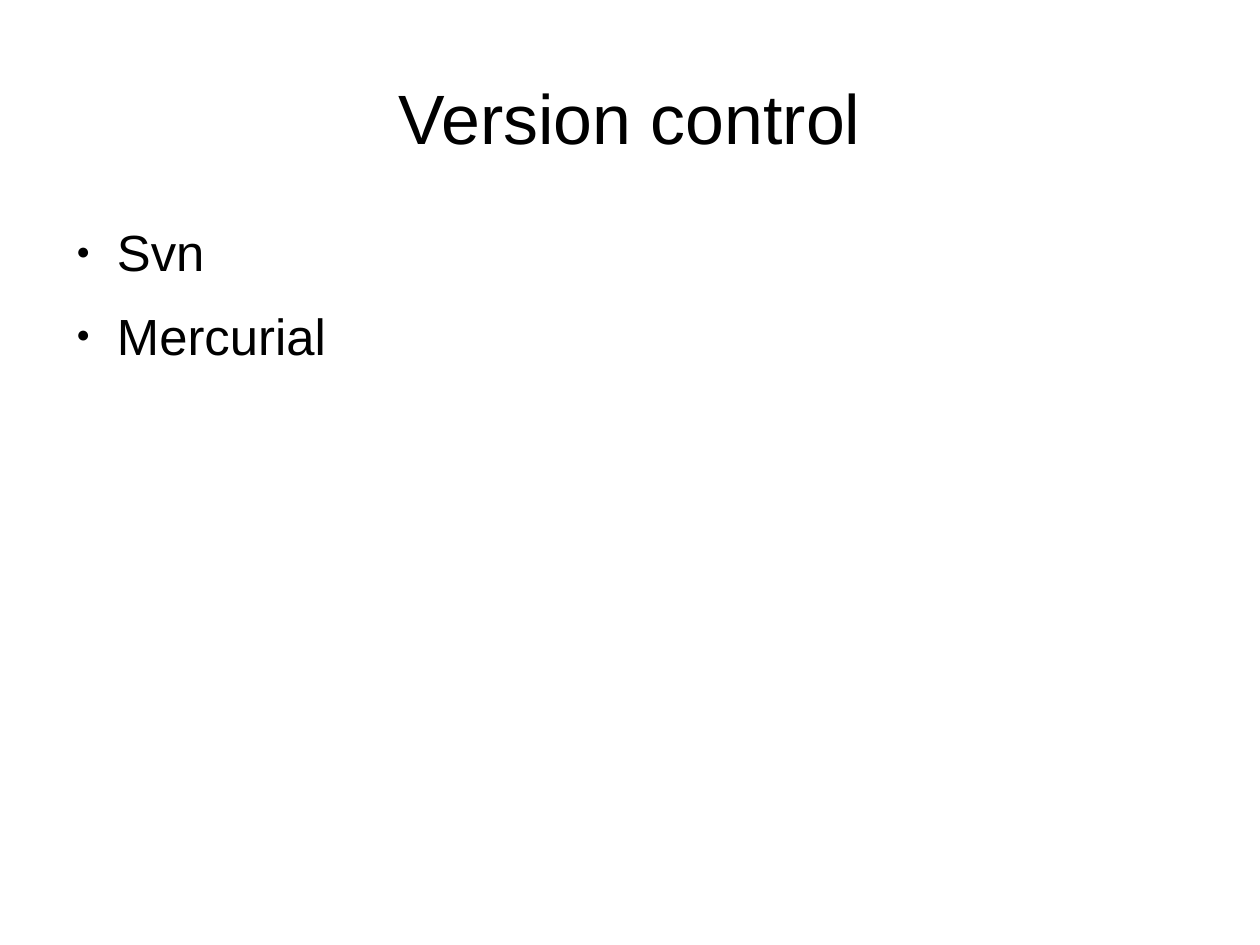
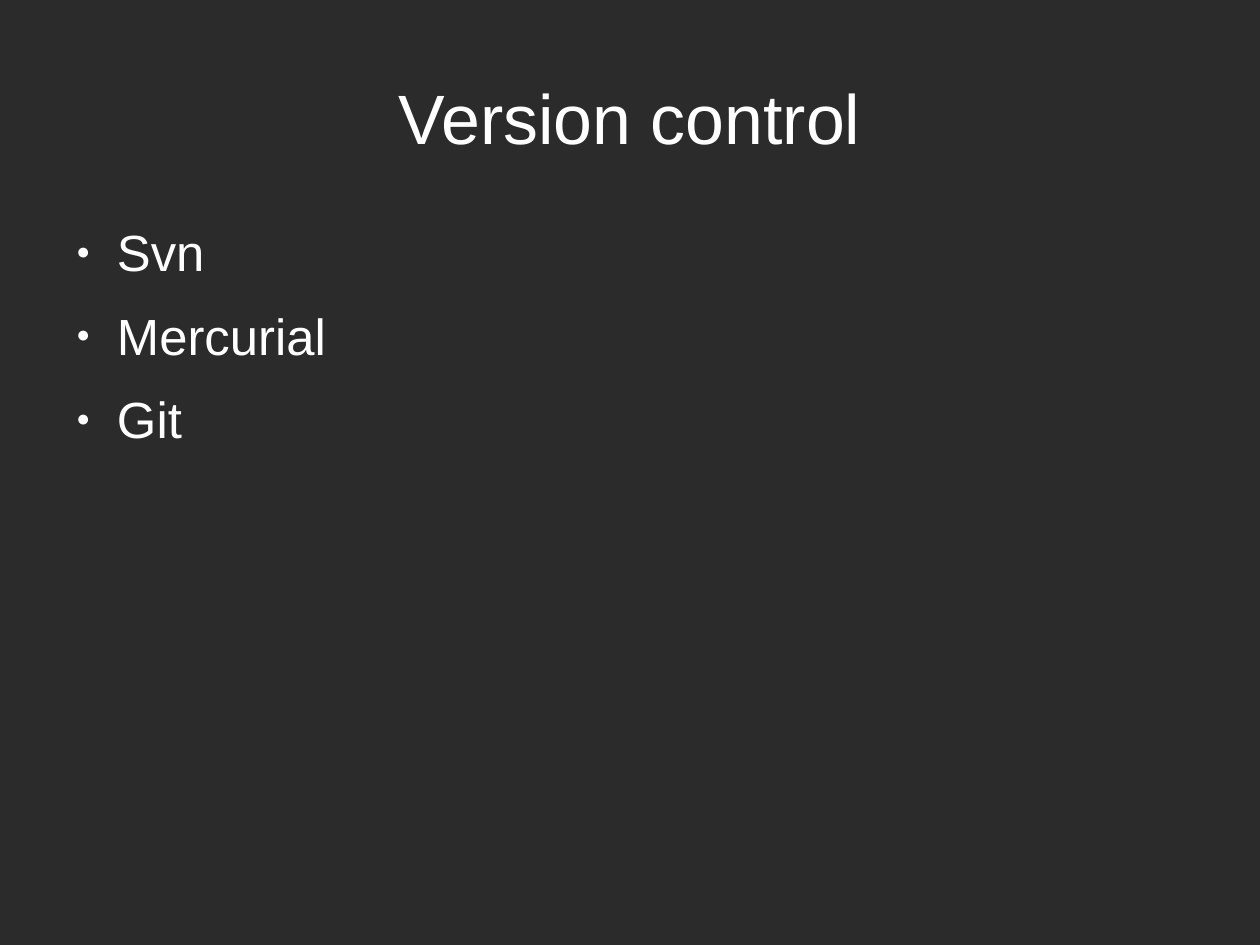
Before and after one commit to hwdegroot/days-of-code, a slide deck: slide 2 of presentation/zee-slides.odp. Drawn at 1260x945 pixels with LibreOffice and Linux fonts; fonts in the diff are those of the drawing; background and template pictures are left out; a plain dark background stands for a picture behind light text. Boxes give left, top, right and bottom in pixels: in the first picture for what was removed or moved away, otherwise in the second. Text is boxed around its words. In the diff, an @@ line names an element or a change of style, - is before the commit and + after.

```diff
--- a/presentation/zee-slides.odp
+++ b/presentation/zee-slides.odp
@@ background #FFFFFF to picture (left out) @@
@@ title "Version control" at bbox=[399, 93, 861, 145]: text colour #000000 to #FFFFFF @@
@@ text at bbox=[117, 235, 326, 356]: text colour #000000 to #FFFFFF in "Svn", "Mercurial"; bullet colour #000000 to #FFFFFF @@
@@ text at bbox=[117, 401, 182, 439]: paragraph added @@
+● Git
```
Also in this commit, not shown: 11 other slides changed, 1 slide added, 1 other file.
